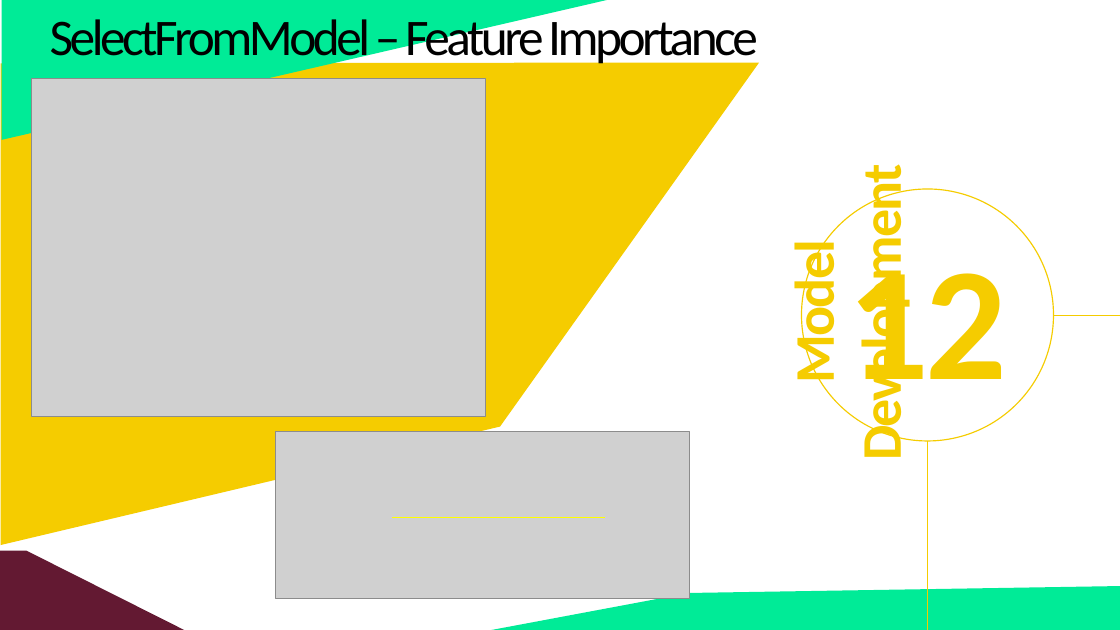
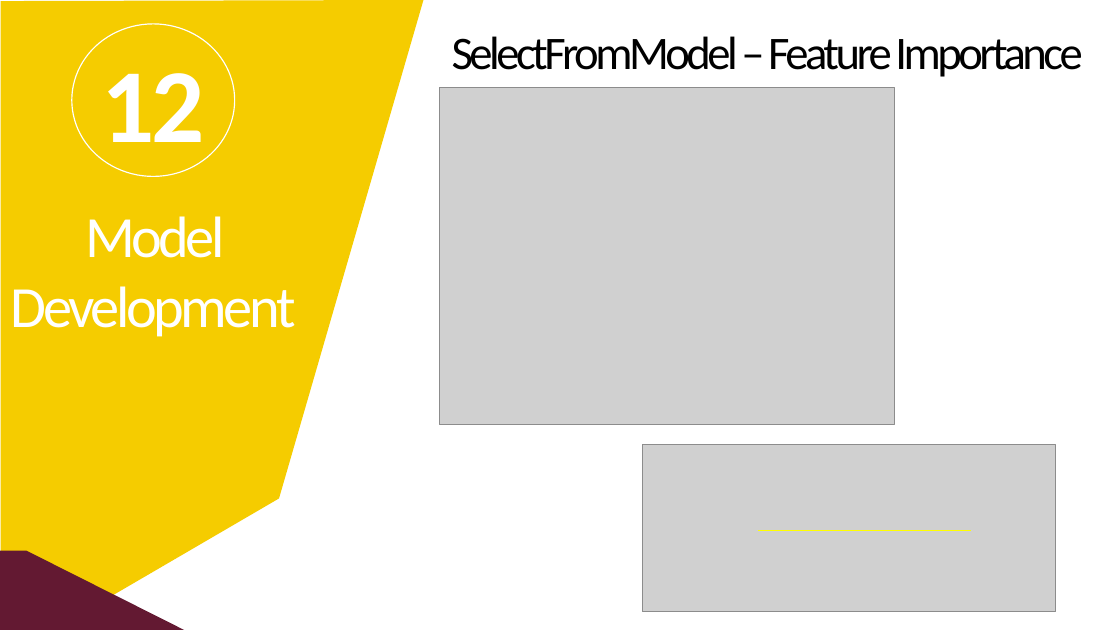
Before and after one commit to fbrowther/Detecting-Fraudulent-Credit-Card-Transactions-Using-Machine-Learning, a slide deck: slide 15 of P4_G4_Presentation - CreditCardTransactions.pptx. Drawn at 1120x630 pixels with LibreOffice and Linux fonts; fonts in the diff are those of the drawing; grey boxes stand for pictures. Boxes give left, top, right and bottom in pixels: in the first picture for what was removed or moved away, otherwise in the second. Text is boxed around its words. In the diff, an @@ line names an element or a change of style, - is before the commit and + after.

```diff
--- a/P4_G4_Presentation - CreditCardTransactions.pptx
+++ b/P4_G4_Presentation - CreditCardTransactions.pptx
@@ freeform shape: place and size @@
-freeform shape at [1, 62, 760, 544]
+freeform shape at [1, 0, 423, 630]
@@ right triangle removed at [1, 0, 636, 140] @@
@@ ellipse added at [71, 24, 234, 176], outline #FFFFFF 1 pt @@
@@ text "SelectFromModel – Feature Importance": place and size @@
-text "SelectFromModel – Feature Importance" at [50, 13, 758, 68]
+text "SelectFromModel – Feature Importance" at [452, 36, 1082, 77]
@@ text "SelectFromModel – Feature Importance" at [452, 36, 1082, 77]: size 44 to 40 pt @@
@@ text "12": place and size @@
-text "12" at [848, 245, 1008, 416]
+text "12" at [102, 73, 205, 166]
@@ text "12" at [102, 73, 205, 166]: size 138 to 90 pt, text colour #F5CC00 to #FFFFFF @@
@@ picture: place and size @@
-picture at [31, 78, 486, 416]
+picture at [439, 87, 894, 425]
@@ text "Model Development": place and size @@
-text "Model Development" at [780, 193, 916, 451]
+text "Model Development" at [11, 216, 296, 337]
@@ text "Model Development" at [11, 216, 296, 337]: size 48 to 50 pt, text colour #F5CC00 to #FFFFFF, letter spacing -1.5 to -3 pt, bold off; vertical alignment top to middle; rotation 270 to 0 degrees @@
@@ ellipse removed at [802, 189, 1054, 441] @@
@@ line removed from (1120, 315) to (1054, 315) @@
@@ picture: place and size @@
-picture at [276, 432, 690, 599]
+picture at [642, 444, 1056, 612]
@@ line removed from (928, 441) to (928, 630) @@
@@ line moved from (392, 517) - (605, 517) to (758, 530) - (971, 530) @@
@@ freeform shape removed at [486, 586, 1120, 630] @@
```
Also in this commit, not shown: 22 other slides changed, 1 other file.
